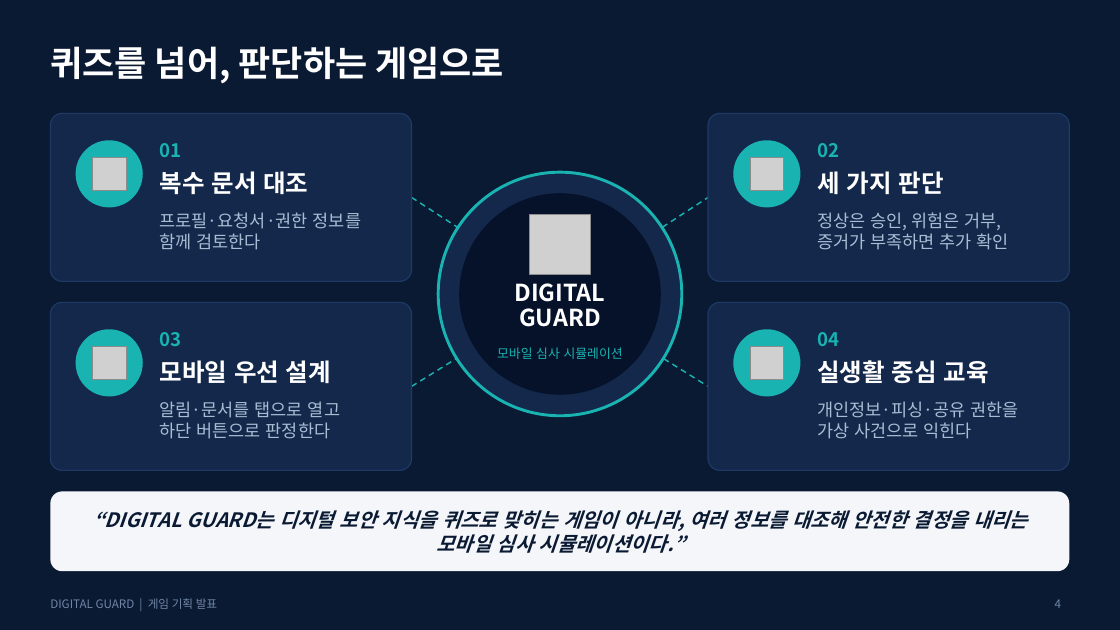
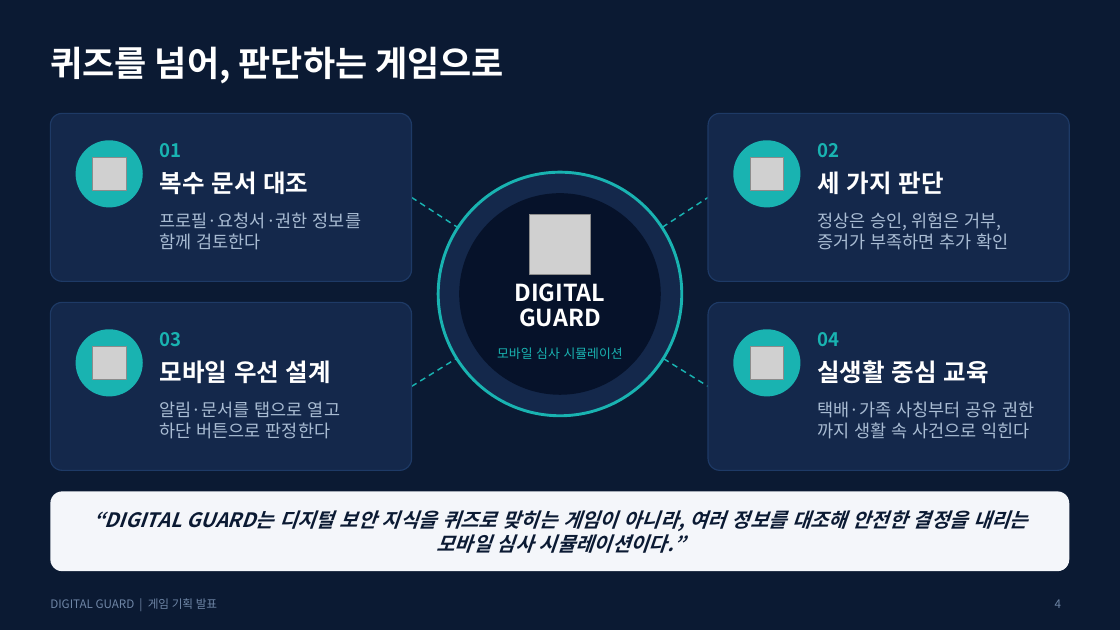
Before and after one commit to gyeom3055-ship-it/school, a slide deck: slide 4 of docs/digital-guard/presentation/DIGITAL_GUARD_기획발표.pptx. Drawn at 1120x630 pixels with LibreOffice and Linux fonts; fonts in the diff are those of the drawing; grey boxes stand for pictures. Boxes give left, top, right and bottom in pixels: in the first picture for what was removed or moved away, otherwise in the second. Text is boxed around its words. In the diff, an @@ line names an element or a change of style, - is before the commit and + after.

```diff
--- a/docs/digital-guard/presentation/DIGITAL_GUARD_기획발표.pptx
+++ b/docs/digital-guard/presentation/DIGITAL_GUARD_기획발표.pptx
@@ text at (817, 401, 1035, 439): text changed @@
-개인정보·피싱·공유 권한을
-가상 사건으로 익힌다
+택배·가족 사칭부터 공유 권한
+까지 생활 속 사건으로 익힌다
```
Also in this commit, not shown: 8 other slides changed, 15 other files.
